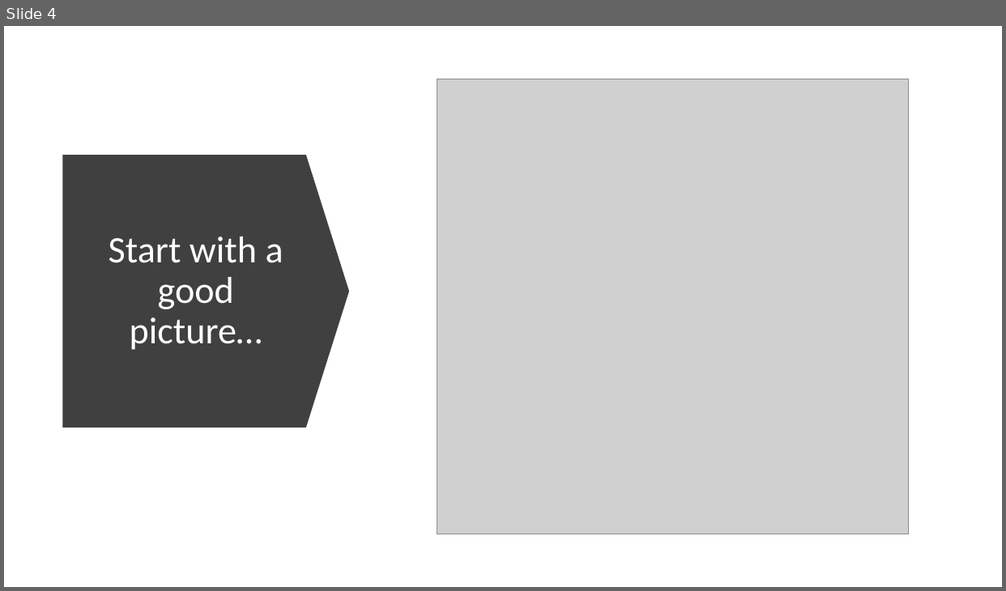
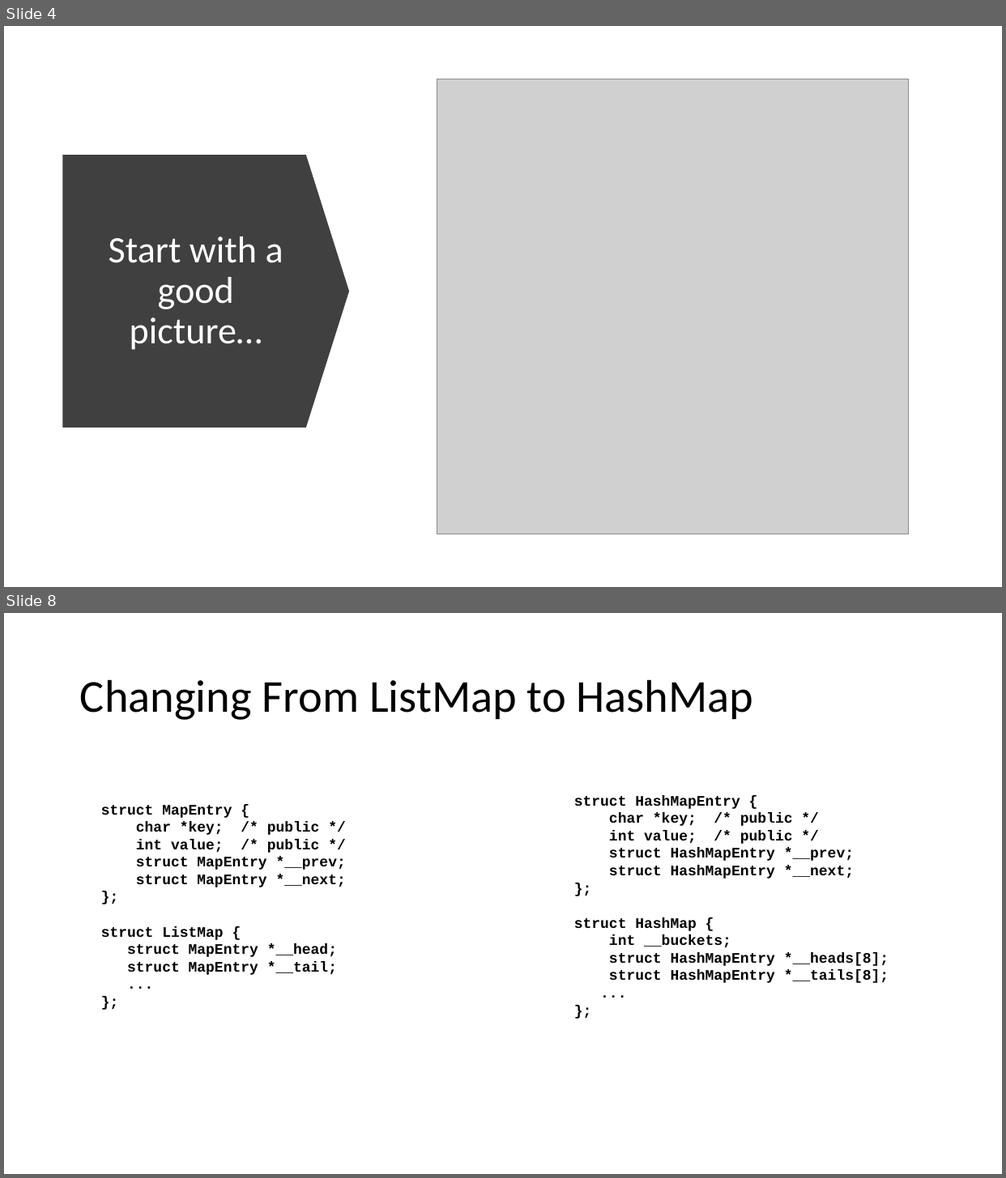
Before and after one commit to csev/cc4e, a slide deck: lectures/CC-05-Trees-Hash.pptx. Shown one above the other, each under a label of ours: slide 4 before the commit, slides 4 and 8 after it; the slides between them are not shown. The pictures are 1006x591 and 1006x1178 pixels, drawn with LibreOffice and Linux fonts; fonts in the diff are those of the drawing; grey boxes stand for pictures. Boxes give left, top, right and bottom in pixels: in the first picture for what was removed or moved away, otherwise in the second. Text is boxed around its words. In the diff, an @@ line names an element or a change of style, - is before the commit and + after.

```diff
--- a/lectures/CC-05-Trees-Hash.pptx
+++ b/lectures/CC-05-Trees-Hash.pptx
@@ slide 8 added at [4, 613, 1002, 1174], background #FFFFFF @@
@@ title added at [80, 679, 754, 720], 44 pt, text #000000 @@
+Changing From ListMap to HashMap
@@ text added at [101, 805, 346, 975], 14 pt, text #000000, bold @@
+struct MapEntry {
+char *key; /* public */
+int value; /* public */
+struct MapEntry *__prev;
+struct MapEntry *__next;
+};
+struct ListMap {
+struct MapEntry *__head;
+struct MapEntry *__tail;
+...
+};
@@ text added at [574, 795, 889, 983], 14 pt, text #000000, bold @@
+struct HashMapEntry {
+char *key; /* public */
+int value; /* public */
+struct HashMapEntry *__prev;
+struct HashMapEntry *__next;
+};
+struct HashMap {
+int __buckets;
+struct HashMapEntry *__heads[8];
+struct HashMapEntry *__tails[8];
+...
+};
```
Also in this commit, not shown: 2 slides changed, 8 other slides added, 3 other files.
